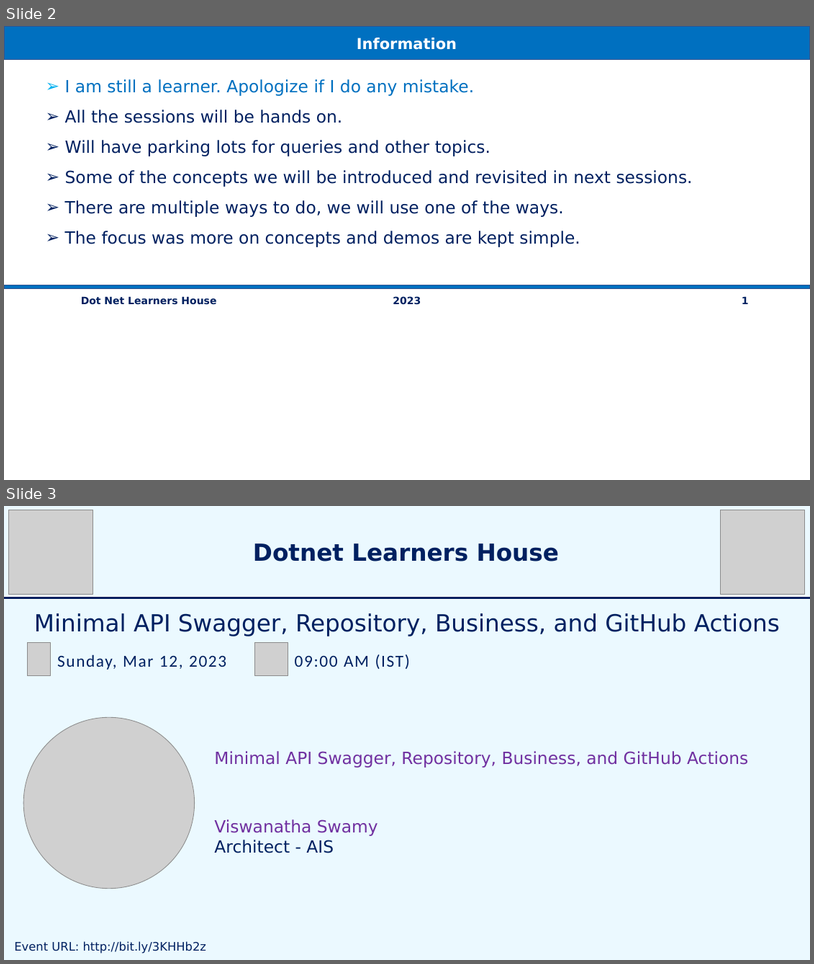
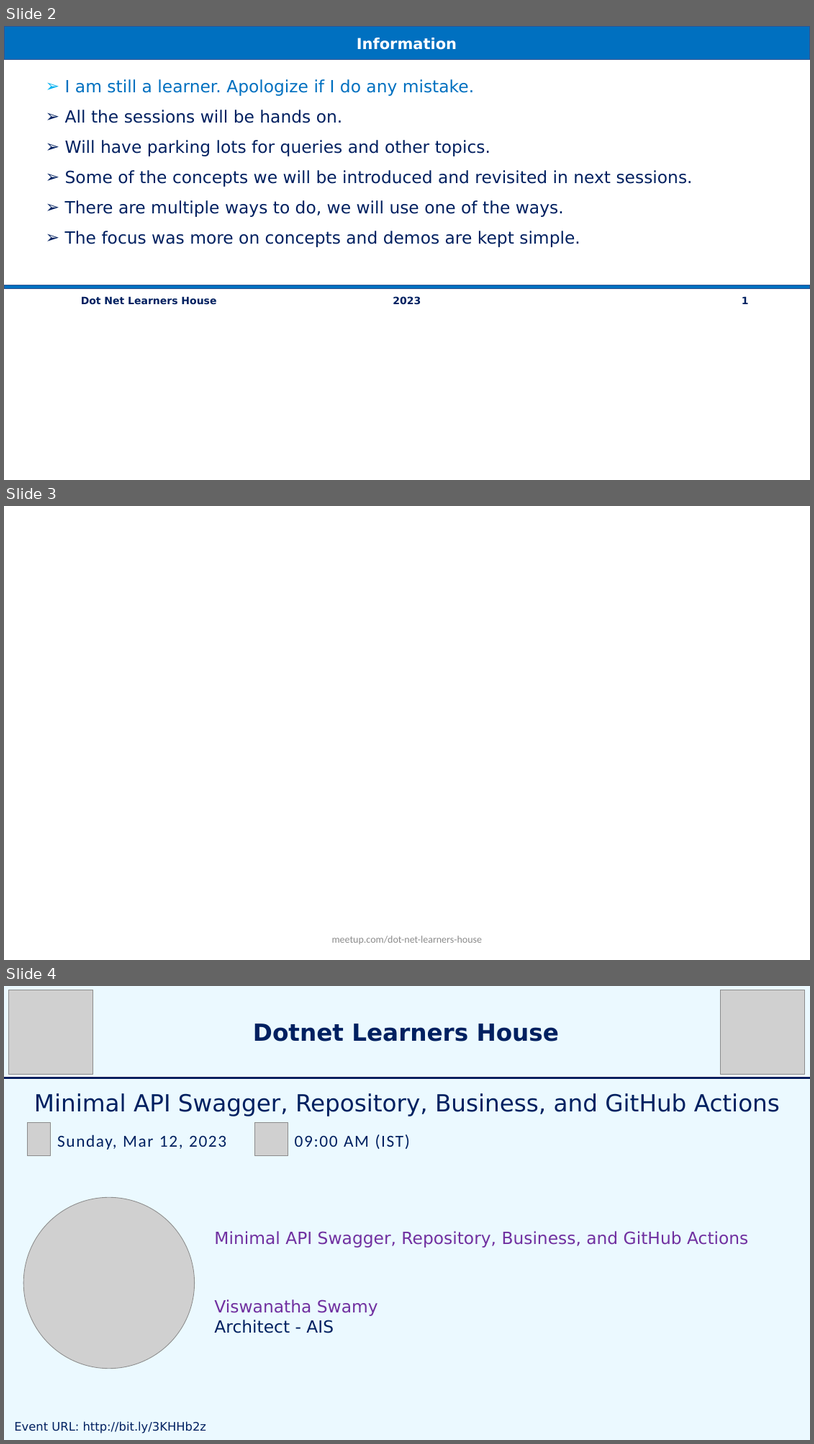
Before and after one commit to vishipayyallore/speaker-series-2023, a slide deck: TechTalk.pptx. Shown one above the other, each under a label of ours: slides 2 and 3 before the commit, slides 2, 3 and 4 after it. The pictures are 814x964 and 814x1444 pixels, drawn with LibreOffice and Linux fonts; fonts in the diff are those of the drawing; grey boxes stand for pictures; background and template pictures are left out. Boxes give left, top, right and bottom in pixels: in the first picture for what was removed or moved away, otherwise in the second. Text is boxed around its words. In the diff, an @@ line names an element or a change of style, - is before the commit and + after.

```diff
--- a/TechTalk.pptx
+++ b/TechTalk.pptx
@@ slide 3 added at [4,506,810,960], background picture (left out) @@
@@ text added at [332,935,482,944], 12 pt, text #8C8C8C @@
+meetup.com/dot-net-learners-house
@@ what was slide 3 is now slide 4 @@
```
Also in this commit, not shown: 1 other file.
